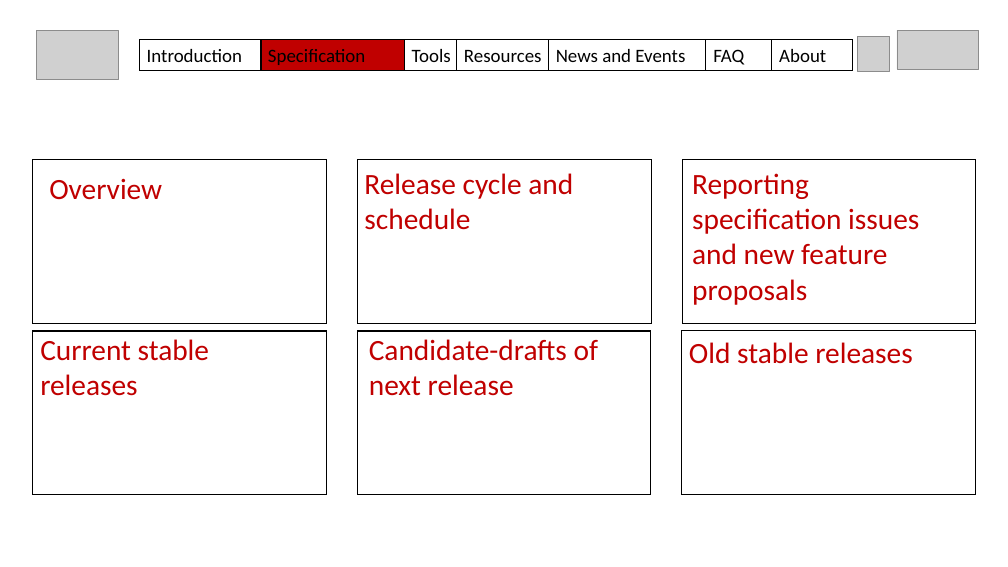
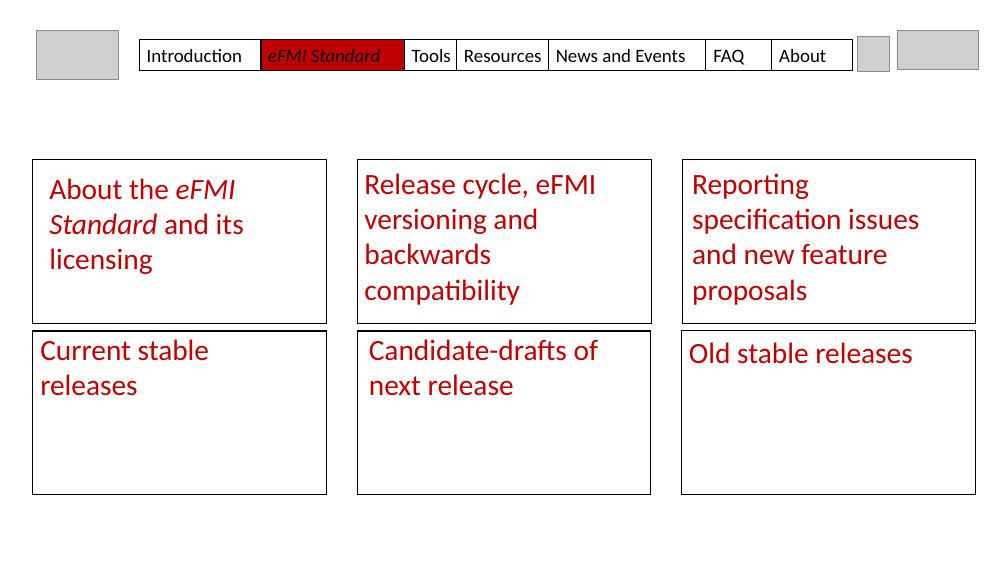
Before and after one commit to modelica/efmi-standard.org, a slide deck: slide 3 of documentation/2022-03-29_MAP-structure-draft.pptx (slide 4 before the commit). Drawn at 1008x567 pixels with LibreOffice and Linux fonts; fonts in the diff are those of the drawing; grey boxes stand for pictures. Boxes give left, top, right and bottom in pixels: in the first picture for what was removed or moved away, otherwise in the second. Text is boxed around its words. In the diff, an @@ line names an element or a change of style, - is before the commit and + after.

```diff
--- a/documentation/2022-03-29_MAP-structure-draft.pptx
+++ b/documentation/2022-03-29_MAP-structure-draft.pptx
@@ text in rectangle at (268,49,381,62): text changed; italic on @@
-Specification
+eFMI Standard
@@ text at (49,178,244,274): text changed @@
-Overview
+About the eFMI Standard and its licensing
@@ text at (364,173,597,305): text changed @@
-Release cycle and schedule
+Release cycle, eFMI versioning and backwards compatibility
```
Also in this commit, not shown: 6 other slides changed, 1 slide added, 2 slides removed, 14 other files.
